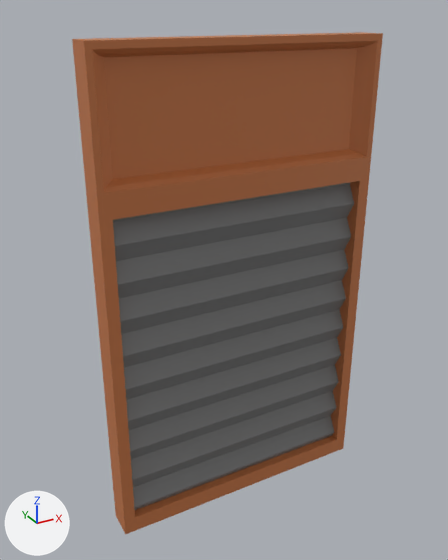
The FBX model Assets/_Project/Models/handWashingBoard.fbx: old version first, new version second.
One viewpoint serves both versions: a camera (50 mm lens) standing at (-0.366, -0.623, 0.638) and looking at (-0.012, 0.02, 0.317). Every picture has the same lights, and +X, +Y and +Z are marked at lower left. Where no turn or scale is listed for an object, it has been applied to the vertices.

The first picture shows 'Hand Washing Board'.
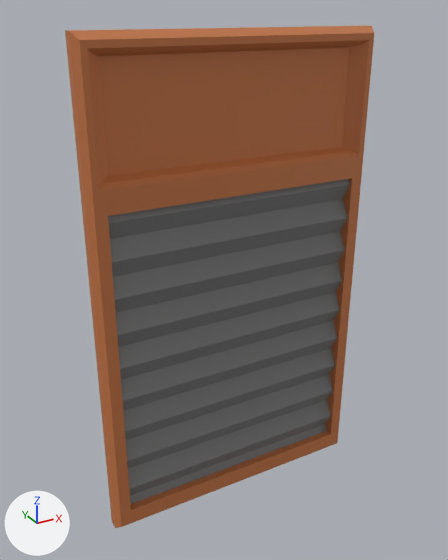
What differs and where, as boxes (x1, y1, x2, y2) in the pictures (448 x 560 px; the box of a moved part takes in the faces that stretch with it):
```json
{"object": "Hand Washing Board", "change": "reshaped", "before": [72, 32, 383, 534], "after": [65, 25, 374, 528]}
{"part": 1, "of": "me_cube_007", "change": "rebuilt", "before": [72, 32, 383, 534], "after": [65, 25, 374, 528]}
{"part": 2, "of": "me_cube_007", "change": "moved or reshaped", "before": [113, 182, 354, 510], "after": [108, 179, 350, 504]}
```

Scene script edits in JSON lines:
```json
{"block": "me_cube_007", "where": "# used by ob_hand_washing_board; location = (0.0, 0.0, 0.0)"}
{"op": "remove", "block": "me_cube_007", "code": "me_cube_007.from_pydata(...)  # 72 vertices, 49 faces; spans x -0.182..0.182, y -0.019..0.019, z 0.0..0.61"}
{"op": "add", "block": "me_cube_007", "code": "me_cube_007.from_pydata(...)  # 84 vertices, 61 faces; spans x -0.187..0.187, y -0.004..0.034, z -0.01..0.618"}
{"block": "me_cube_007", "change": "me_cube_007 part 1: the loose piece of 32 vertices spanning x -0.182..0.182, y -0.019..0.019, z 0.0..0.61 is rebuilt with 44 vertices and now spans x -0.187..0.187, y -0.004..0.034, z -0.01..0.618"}
{"block": "me_cube_007", "change": "me_cube_007 part 2"}
{"block": "me_cube_007", "change": "19 faces are deleted"}
{"block": "me_cube_007", "change": "20 vertices in x -0.175..0.175, y -0.012, z 0.033..0.448 move by (0.0, 0.024, 0.0)"}
{"block": "me_cube_007", "change": "20 vertices move within x -0.175..0.175, y 0.0, z 0.009..0.425"}
{"block": "me_cube_007", "change": "19 new faces join them, mat_m_handwashingboard_grey (grey #7a7a7a)"}
```
